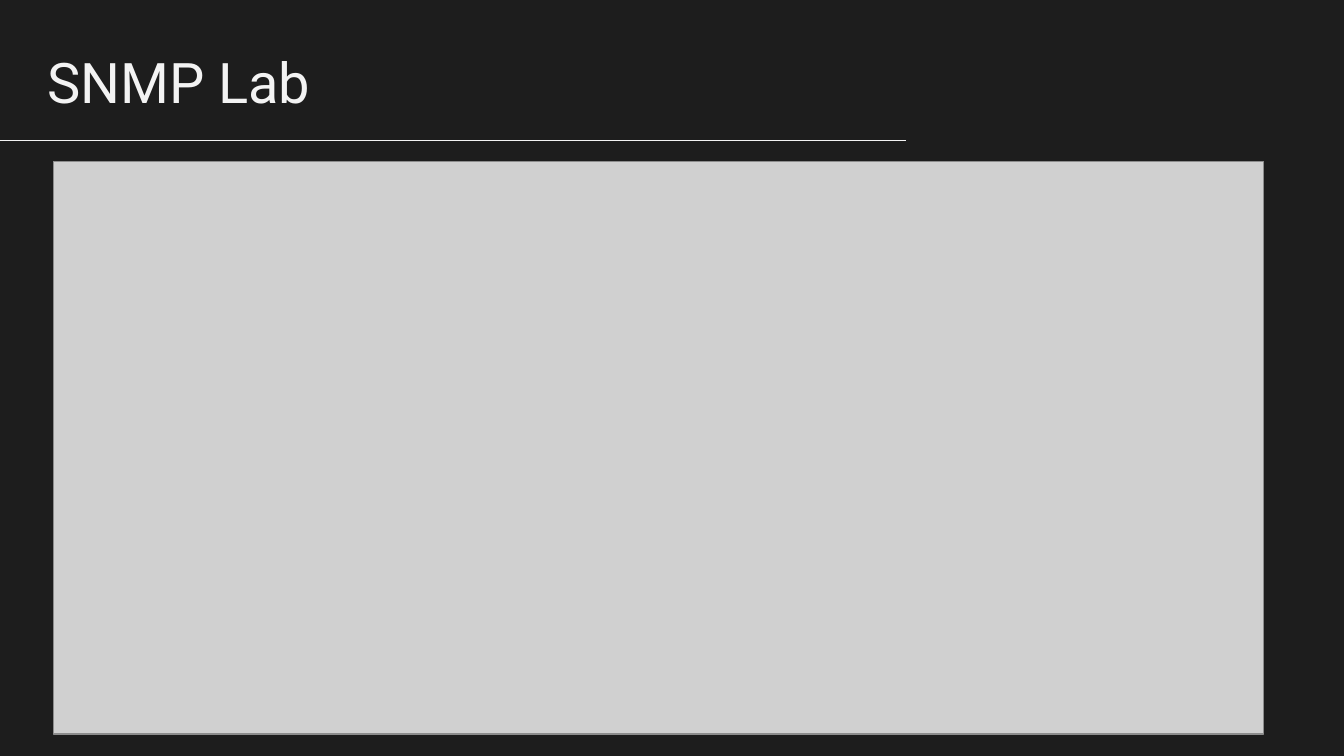
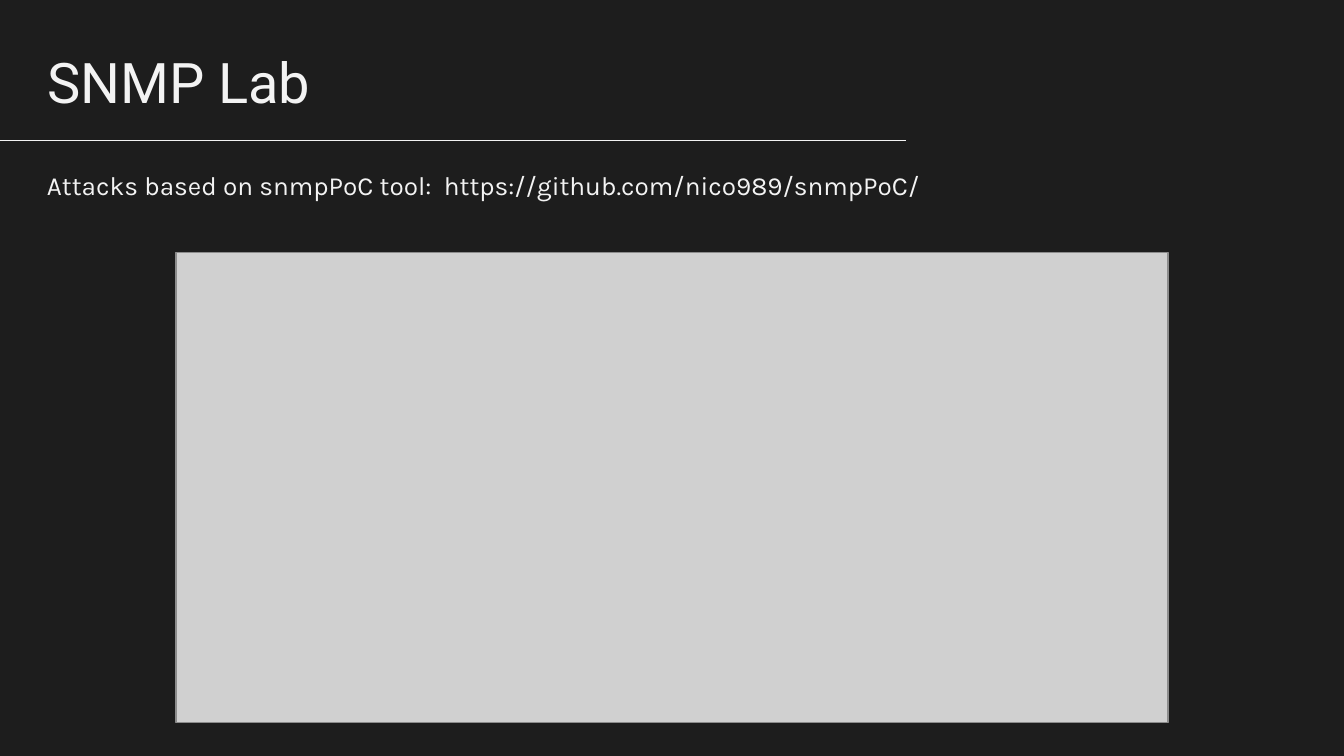
Before and after one commit to nico989/ProtocolsSecurityAssessmentUnitn, a slide deck: slide 29 of ProtocolsSecurityAssessmentUnitn.pptx. Drawn at 1344x756 pixels with LibreOffice and Linux fonts; fonts in the diff are those of the drawing; grey boxes stand for pictures. Boxes give left, top, right and bottom in pixels: in the first picture for what was removed or moved away, otherwise in the second. Text is boxed around its words. In the diff, an @@ line names an element or a change of style, - is before the commit and + after.

```diff
--- a/ProtocolsSecurityAssessmentUnitn.pptx
+++ b/ProtocolsSecurityAssessmentUnitn.pptx
@@ text added at [47, 176, 919, 202], 14 pt, text #F3F3F3 @@
+Attacks based on snmpPoC tool: https://github.com/nico989/snmpPoC/
@@ picture: place and size @@
-picture at [54, 161, 1263, 734]
+picture at [176, 253, 1168, 723]
```
Also in this commit, not shown: 1 other slide changed.
